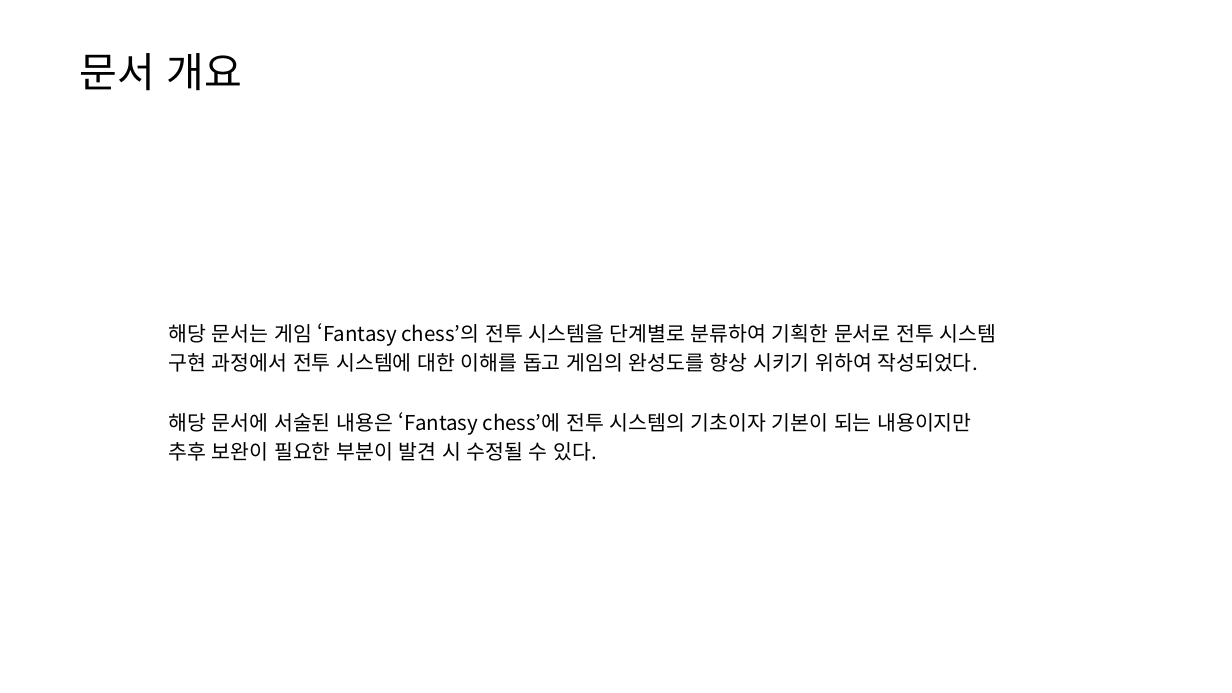
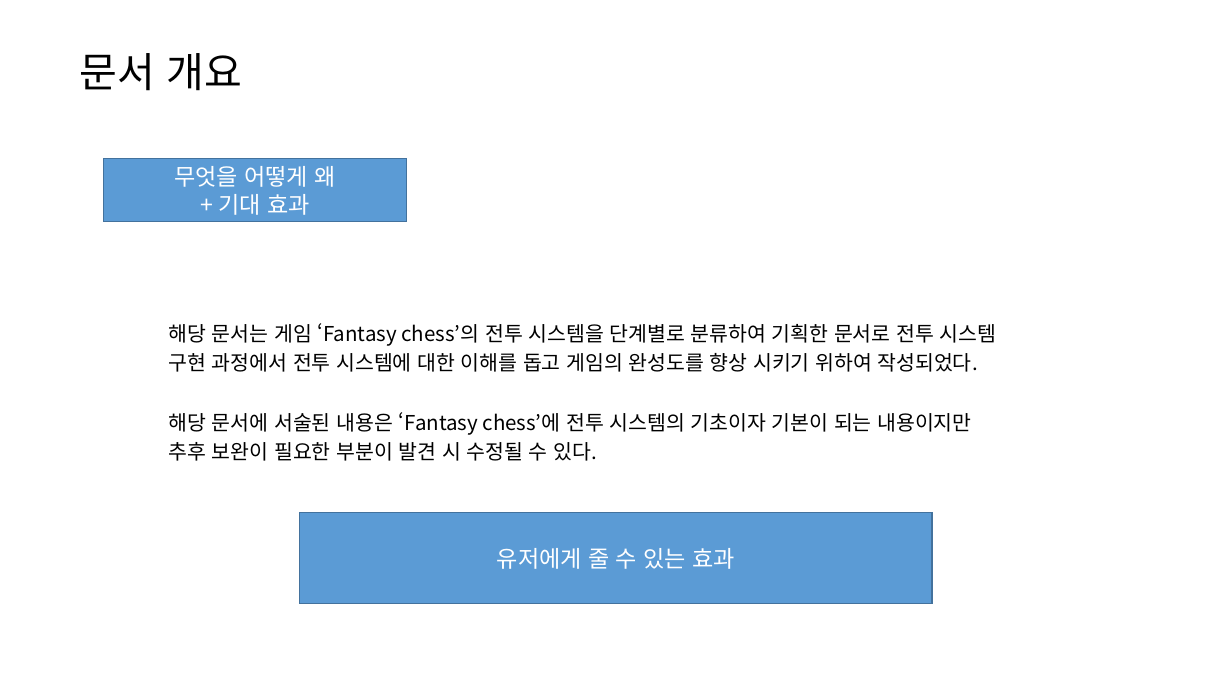
Before and after one commit to yjk0401/unityenginebasic_9th, a slide deck: slide 2 of 기획/체스/체스 전투 시스템 기획서.pptx. Drawn at 1232x693 pixels with LibreOffice and Linux fonts; fonts in the diff are those of the drawing. Boxes give left, top, right and bottom in pixels: in the first picture for what was removed or moved away, otherwise in the second. Text is boxed around its words. In the diff, an @@ line names an element or a change of style, - is before the commit and + after.

```diff
--- a/기획/체스/체스 전투 시스템 기획서.pptx
+++ b/기획/체스/체스 전투 시스템 기획서.pptx
@@ rectangle added at [104, 159, 407, 223], fill #5B9BD5, outline #43739E 1 pt, 18 pt, text #FFFFFF @@
+무엇을 어떻게 왜
++ 기대 효과
@@ rectangle added at [300, 513, 933, 604], fill #5B9BD5, outline #43739E 1 pt, 18 pt, text #FFFFFF @@
+유저에게 줄 수 있는 효과
```
Also in this commit, not shown: 8 other slides changed, 1 slide added, 1 slide removed, 1 other file.
